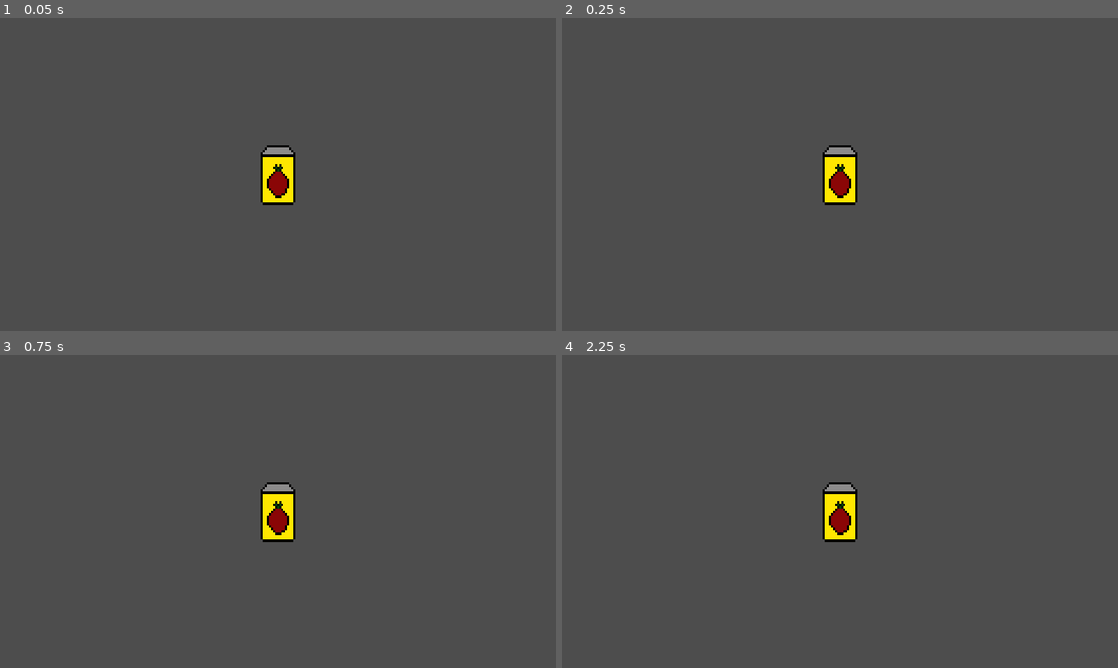
Above: before the commit, frames 1-4 (two rows, left to right).
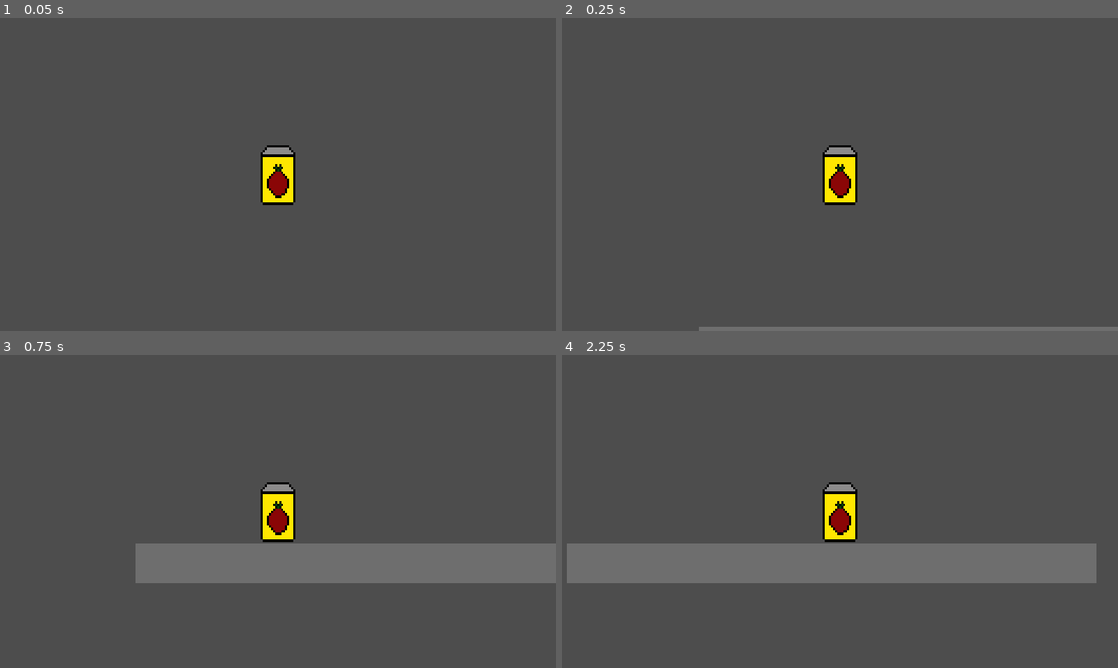
Above: after the commit, the same moments.

Repository: aleahgarcia/CSC378_Lab4
Game: Godot game, scene res://scenes/world.tscn
The game is run twice, just before and just after one commit, with the same random seed, the same clock (stepped at 60 frames per second) and the same inputs.
Inputs:
- Up to frame 1 (0.05 s): no input
- Up to frame 2 (0.25 s): no input
- Up to frame 3 (0.75 s): hold Right (move_right) from 0.53 s (still down); tap Space (jump) at 0.6 s
- Up to frame 4 (2.25 s): tap Space (jump) at 0.77, 1.07, 1.35, 1.52, 1.82, 2.1 s; release Right (move_right) at 2.03 s; hold Left (move_left) from 2.03 s (still down)

Frame 1 is identical in both runs. In frame 2, 1.0% of the frame differs, in the area x 24-100%, y 98-100%; in frame 3, 9.6%; in frame 4, 12%, in the area x 0-97%, y 60-73%.

Commit message:
can moves to right automatically and can jump up and down

Diff:
--- a/scenes/player.tscn
+++ b/scenes/player.tscn
@@ -1,6 +1,6 @@
 [gd_scene load_steps=8 format=3 uid="uid://cw7piy57nhj7s"]
 
-[ext_resource type="Script" path="res://scenes/player.gd" id="1_p7ny8"]
+[ext_resource type="Script" path="res://scripts/player.gd" id="1_p7ny8"]
 [ext_resource type="Texture2D" uid="uid://d04nmowmdhk0n" path="res://assets/characterImages/Idle_Can_Sprite.png" id="1_vggew"]
 
 [sub_resource type="CompressedTexture2D" id="CompressedTexture2D_2wwwv"]
--- a/scripts/player.gd
+++ b/scripts/player.gd
@@ -9,9 +9,10 @@
 		if velocity.y > 1000:
 			velocity.y = 1000
 
-	if Input.is_action_just_pressed("jump") && is_on_floor():
+	if Input.is_action_just_pressed("ui_up") && is_on_floor():
 		velocity.y = -jpForce
 
-	var horixontal_dir = Input.get_axis("move_left", "move_right")
-	velocity.x = speed *horixontal_dir
+	if is_on_floor():
+		velocity.x = 100;
+	#var horixontal_dir = Input.get_axis("move_left", "move_right")
 	move_and_slide()
